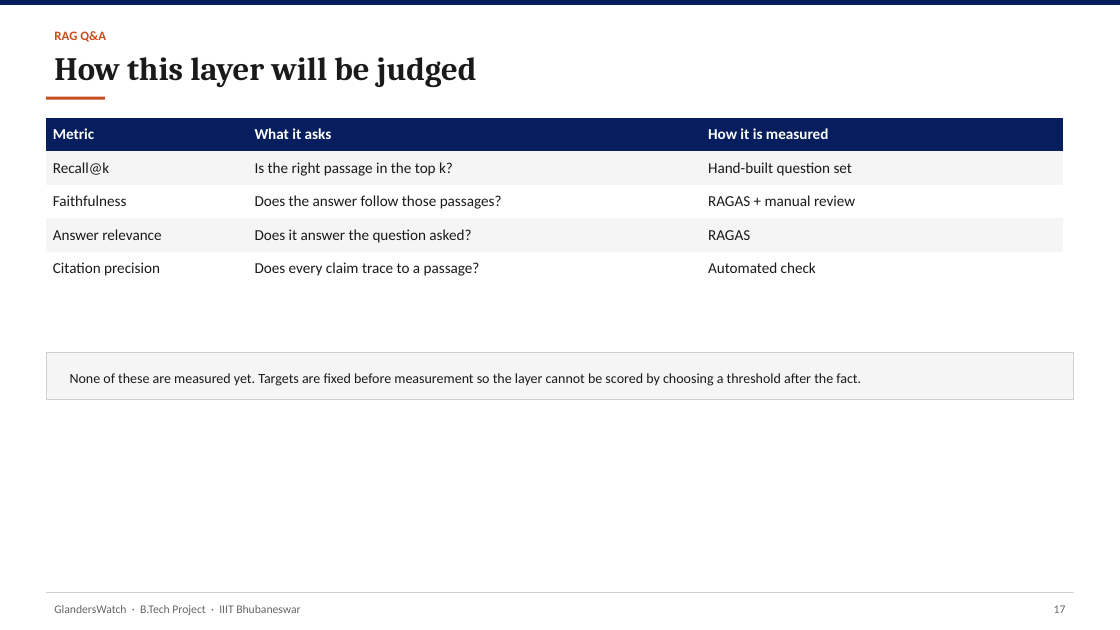
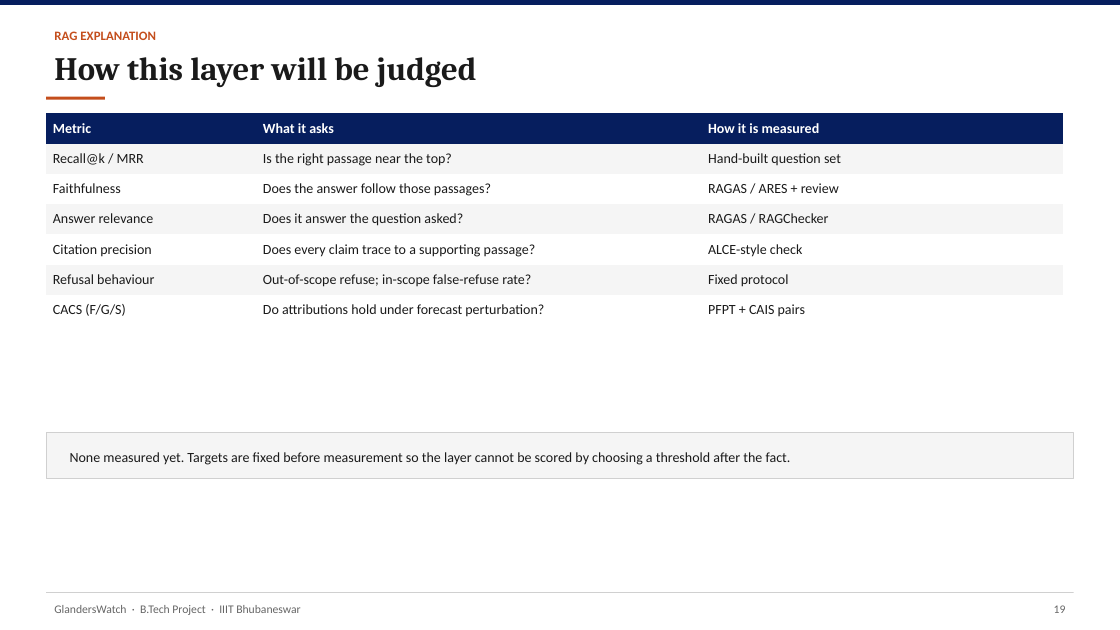
Before and after one commit to YuvrajSingh-mist/glandersWatch, a slide deck: slide 20 of slides/GlandersWatch_Deck.pptx (slide 18 before the commit). Drawn at 1120x630 pixels with LibreOffice and Linux fonts; fonts in the diff are those of the drawing. Boxes give left, top, right and bottom in pixels: in the first picture for what was removed or moved away, otherwise in the second. Text is boxed around its words. In the diff, an @@ line names an element or a change of style, - is before the commit and + after.

Commit message:
Align viva deck RAG slides with Final_v2 proposal content.
Add evidence-separation and PFPT/CAIS attribution-audit slides, refresh evaluation metrics and references, and retitle the RAG segment to the explanation layer.

```diff
--- a/slides/GlandersWatch_Deck.pptx
+++ b/slides/GlandersWatch_Deck.pptx
@@ text at (54, 31, 156, 40): text changed @@
-RAG Q&A
+RAG EXPLANATION
@@ table at (46, 113, 1063, 325) @@
-row 2: Recall@k | Is the right passage in the top k? | Hand-built question set
-row 3: Faithfulness | Does the answer follow those passages? | RAGAS + manual review
-row 4: Answer relevance | Does it answer the question asked? | RAGAS
-row 5: Citation precision | Does every claim trace to a passage? | Automated check
+row 2: Recall@k / MRR | Is the right passage near the top? | Hand-built question set
+row 3: Faithfulness | Does the answer follow those passages? | RAGAS / ARES + review
+row 4: Answer relevance | Does it answer the question asked? | RAGAS / RAGChecker
+row 5: Citation precision | Does every claim trace to a supporting passage? | ALCE-style check
+row 6: Refusal behaviour | Out-of-scope refuse; in-scope false-refuse rate? | Fixed protocol
+row 7: CACS (F/G/S) | Do attributions hold under forecast perturbation? | PFPT + CAIS pairs
@@ table: place and size @@
-table at (46, 118, 1063, 286)
+table at (46, 113, 1063, 325)
@@ rectangle: place and size @@
-rectangle at (46, 353, 1074, 399)
+rectangle at (46, 433, 1074, 479)
@@ text at (70, 452, 791, 465): text changed @@
-None of these are measured yet. Targets are fixed before measurement so the layer cannot be scored by choosing a threshold after the fact.
+None measured yet. Targets are fixed before measurement so the layer cannot be scored by choosing a threshold after the fact.
```
Also in this commit, not shown: 11 other slides changed, 2 slides added, 1 other file.
